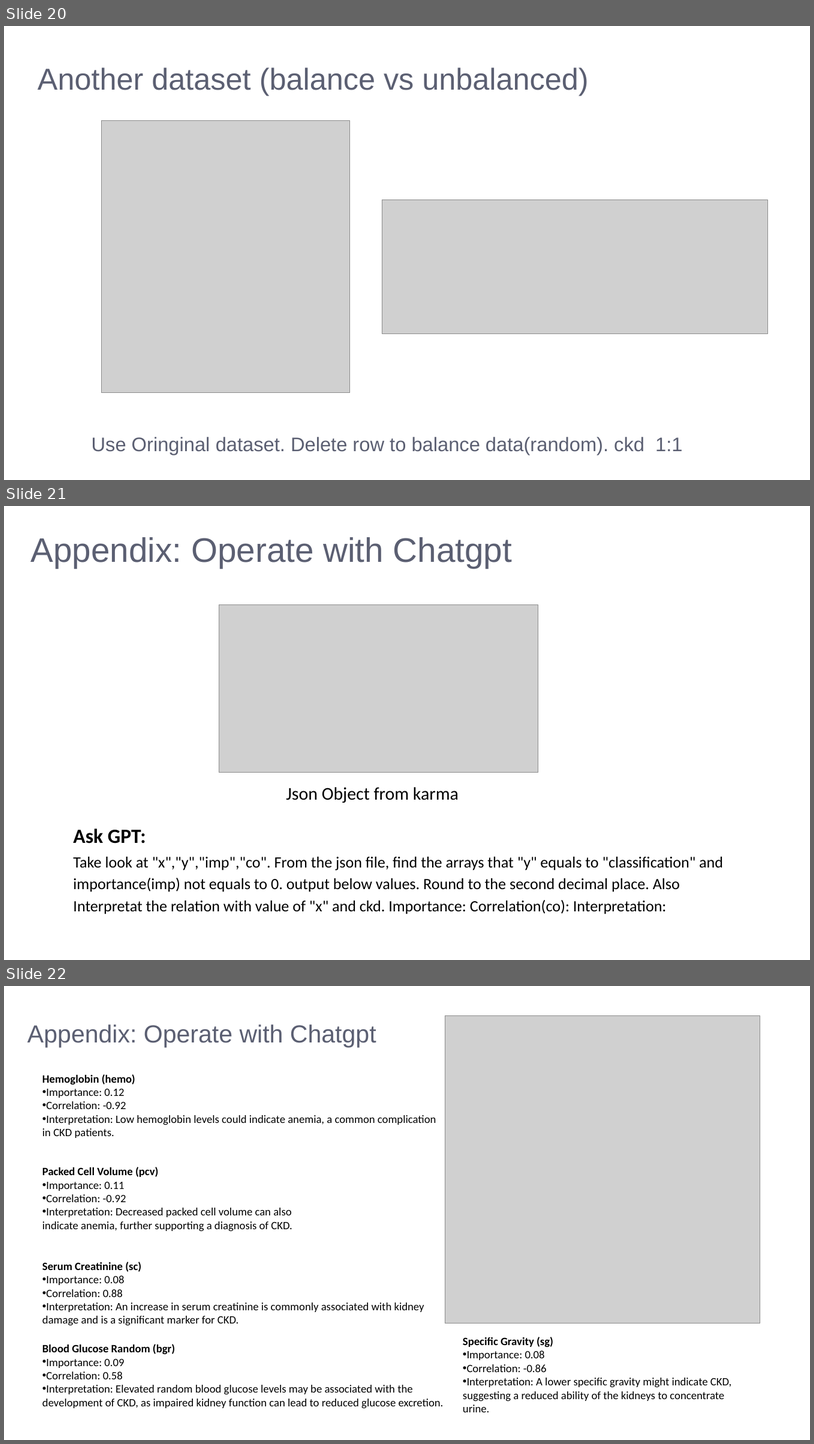
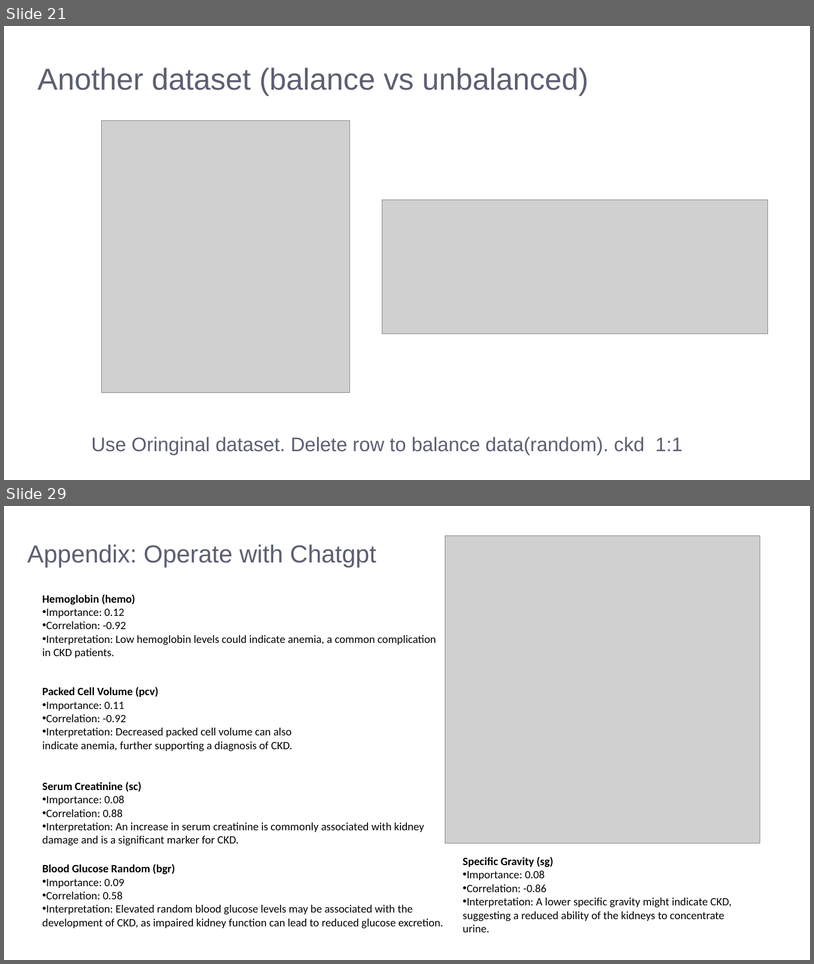
Before and after one commit to LeeMoofon0222/Vizuro_Intern, a slide deck: ckd_process/kidney_disease.pptx. Shown one above the other, each under a label of ours: slides 20, 21 and 22 before the commit, slides 21 and 29 after it; the slides between them are not shown. The pictures are 814x1444 and 814x964 pixels, drawn with LibreOffice and Linux fonts; fonts in the diff are those of the drawing; grey boxes stand for pictures; background and template pictures are left out. Boxes give left, top, right and bottom in pixels: in the first picture for what was removed or moved away, otherwise in the second. Text is boxed around its words. In the diff, an @@ line names an element or a change of style, - is before the commit and + after.

```diff
--- a/ckd_process/kidney_disease.pptx
+++ b/ckd_process/kidney_disease.pptx
@@ slide 21 removed at [4,506,810,960], background picture (left out) @@
@@ freeform shape removed at [4,506,810,960] @@
@@ text removed at [31,537,512,568] @@
-Appendix: Operate with Chatgpt
@@ picture removed at [219,605,538,772] @@
@@ text removed at [286,787,459,802] @@
-Json Object from karma
@@ text removed at [73,828,146,843] @@
-Ask GPT:
@@ text removed at [73,856,723,914] @@
-Take look at "x","y","imp","co". From the json file, find the arrays that "y" equals to "classification" and importance(imp) not equals to 0. output below values. Round to the second decimal place. Also Interpretat the relation with value of "x" and ckd. Importance: Correlation(co): Interpretation:
@@ what was slide 20 is now slide 21 @@
@@ what was slide 22 is now slide 29 @@
```
Also in this commit, not shown: 2 slides changed, 9 slides added, 1 other slide removed, 23 other files.
